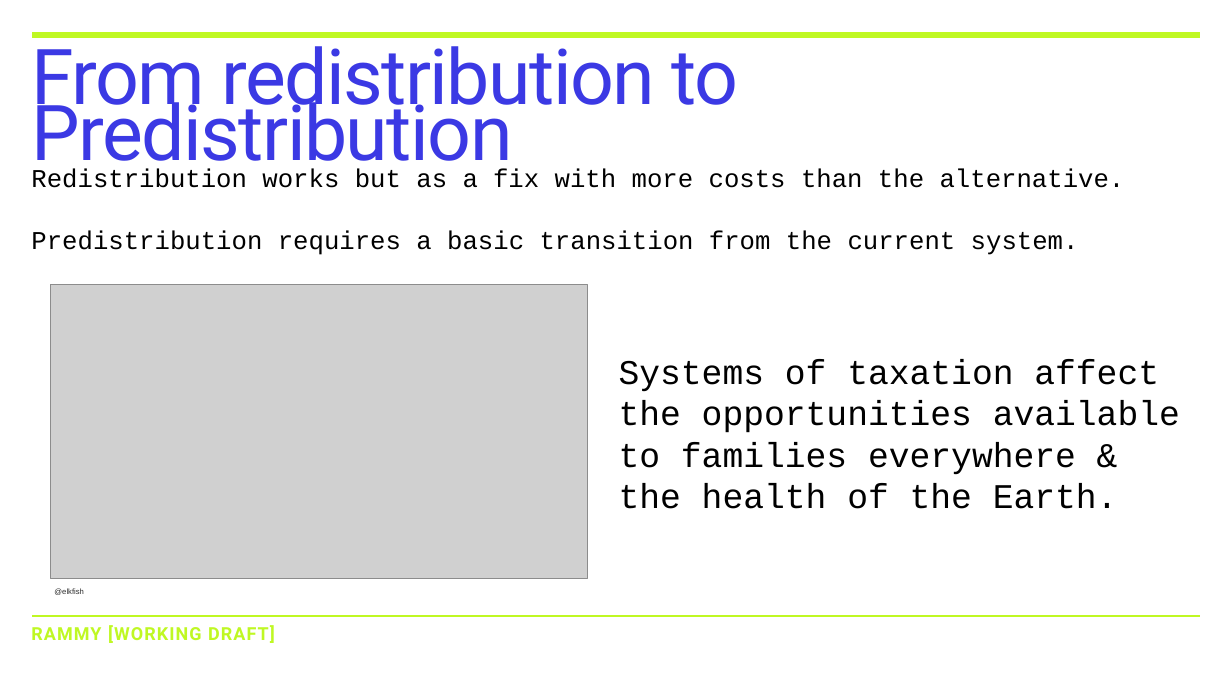
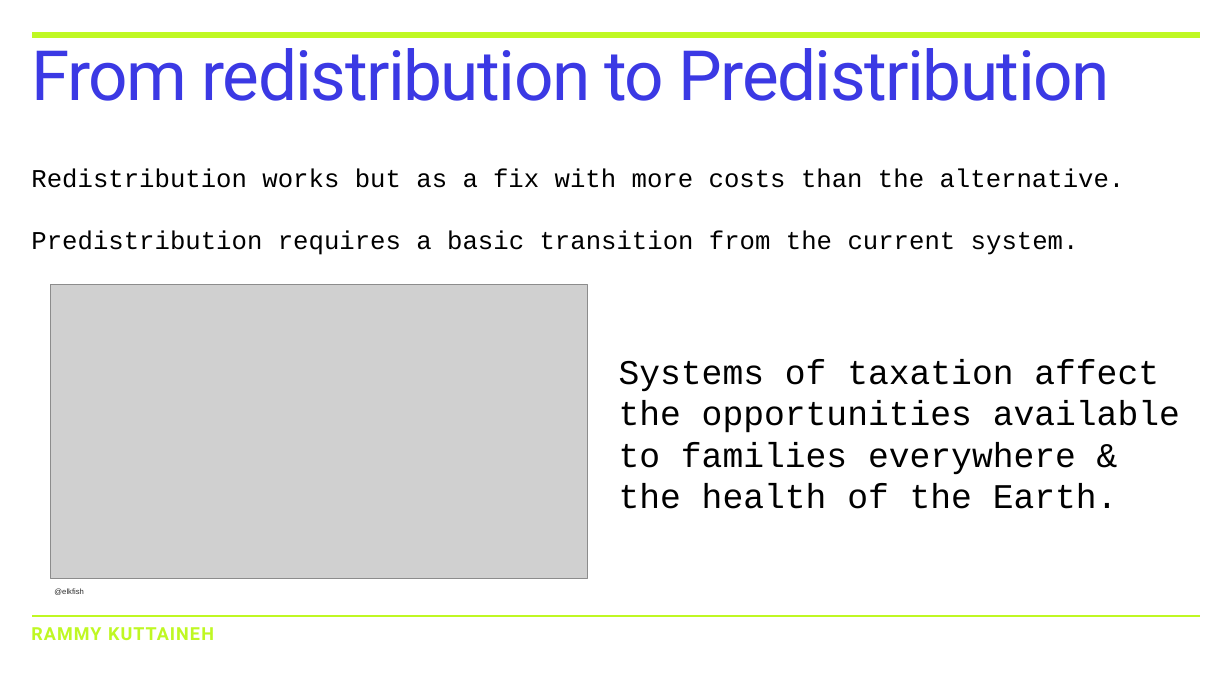
Before and after one commit to kuttaineh/unititle, a slide deck: slide 2 of TRANSITION.ppsx. Drawn at 1232x693 pixels with LibreOffice and Linux fonts; fonts in the diff are those of the drawing; grey boxes stand for pictures. Boxes give left, top, right and bottom in pixels: in the first picture for what was removed or moved away, otherwise in the second. Text is boxed around its words. In the diff, an @@ line names an element or a change of style, - is before the commit and + after.

```diff
--- a/TRANSITION.ppsx
+++ b/TRANSITION.ppsx
@@ title "From redistribution to Predistribution" at <box>31,37,1110,101</box>: size 120 to 108 pt @@
@@ text at <box>31,627,214,640</box>: text changed @@
-RAMMY [WORKING DRAFT]
+RAMMY KUTTAINEH
```
Also in this commit, not shown: 1 other slide changed.
